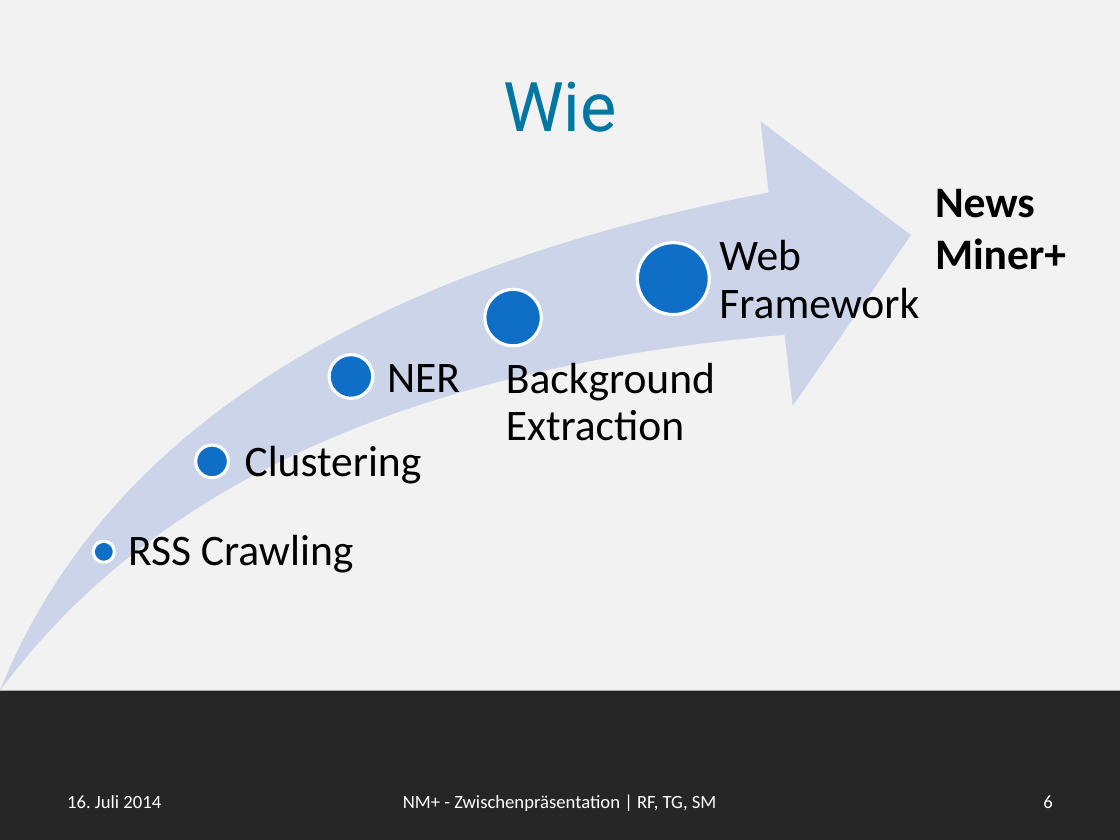
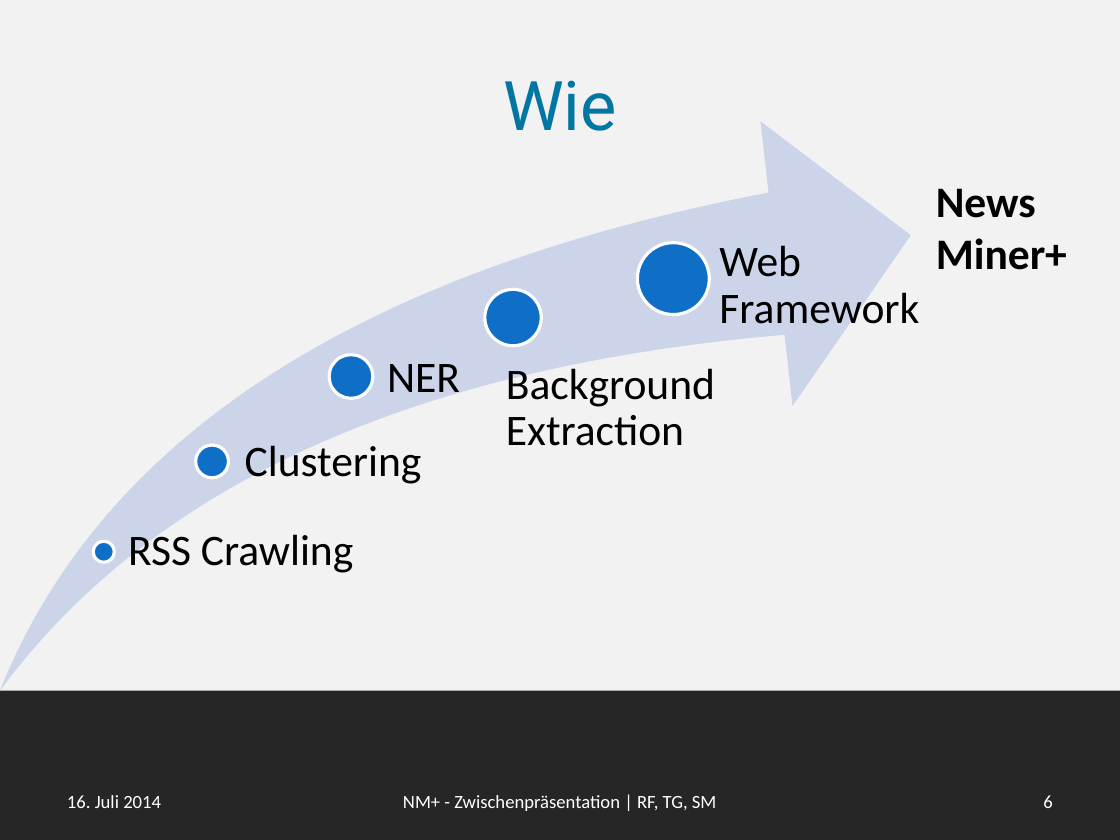
Before and after one commit to smba/newsminer, a slide deck: slide 6 of Dokumente/Endpräsentation/newsminer_plus.pptx. Drawn at 1120x840 pixels with LibreOffice and Linux fonts; fonts in the diff are those of the drawing. Boxes give left, top, right and bottom in pixels: in the first picture for what was removed or moved away, otherwise in the second. Text is boxed around its words. In the diff, an @@ line names an element or a change of style, - is before the commit and + after.

```diff
--- a/Dokumente/Endpräsentation/newsminer_plus.pptx
+++ b/Dokumente/Endpräsentation/newsminer_plus.pptx
@@ swoosh arrow at (0, 121, 911, 690): fill #CCD5EA to #CCD4EA @@
@@ text "Web Framework" at (719, 245, 919, 324): less space between paragraphs @@
@@ text "Background Extraction" at (506, 368, 715, 446): less space between paragraphs @@
```
Also in this commit, not shown: 10 other slides changed, 1 slide removed.
